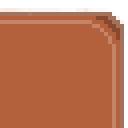
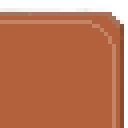
Comparing the layer stacks of the two (128, 128) images. Changes:
painted on "\ #1" over left=120, top=24, right=124, bottom=128
painted on "\" over left=96, top=16, right=124, bottom=40
